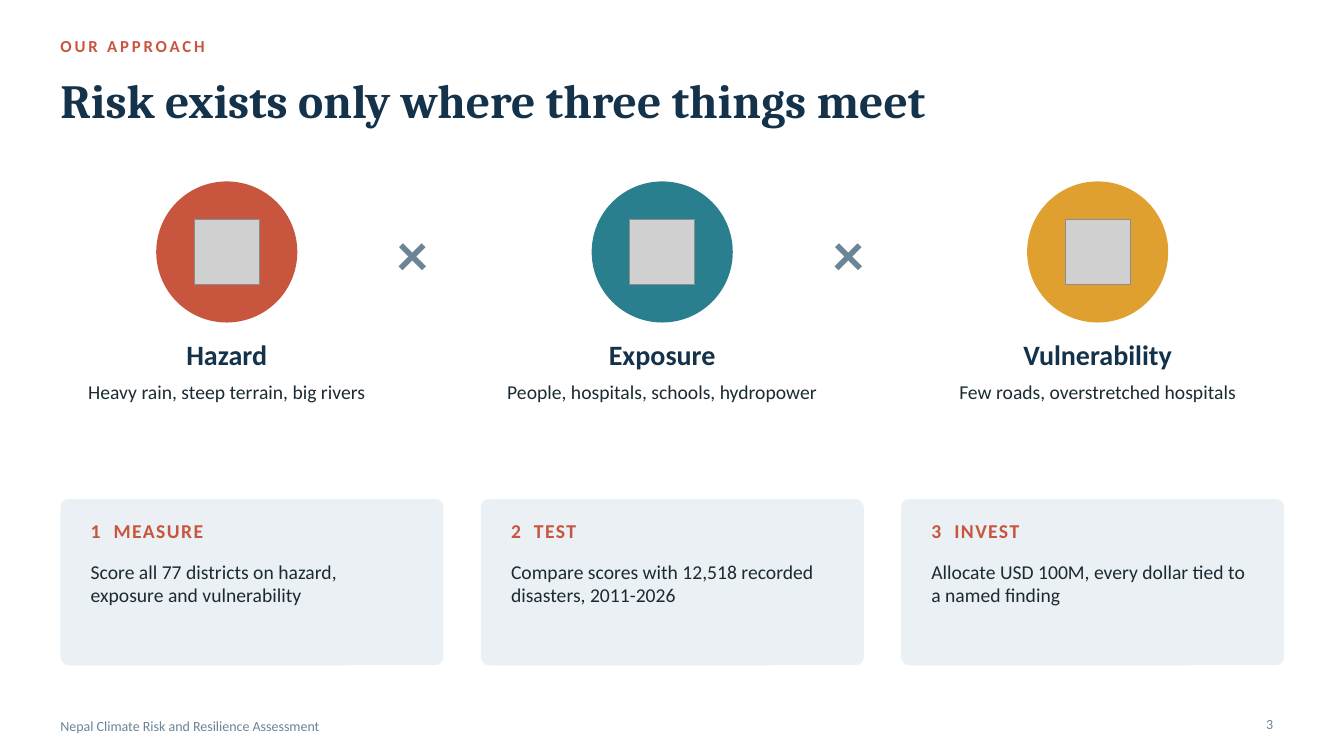
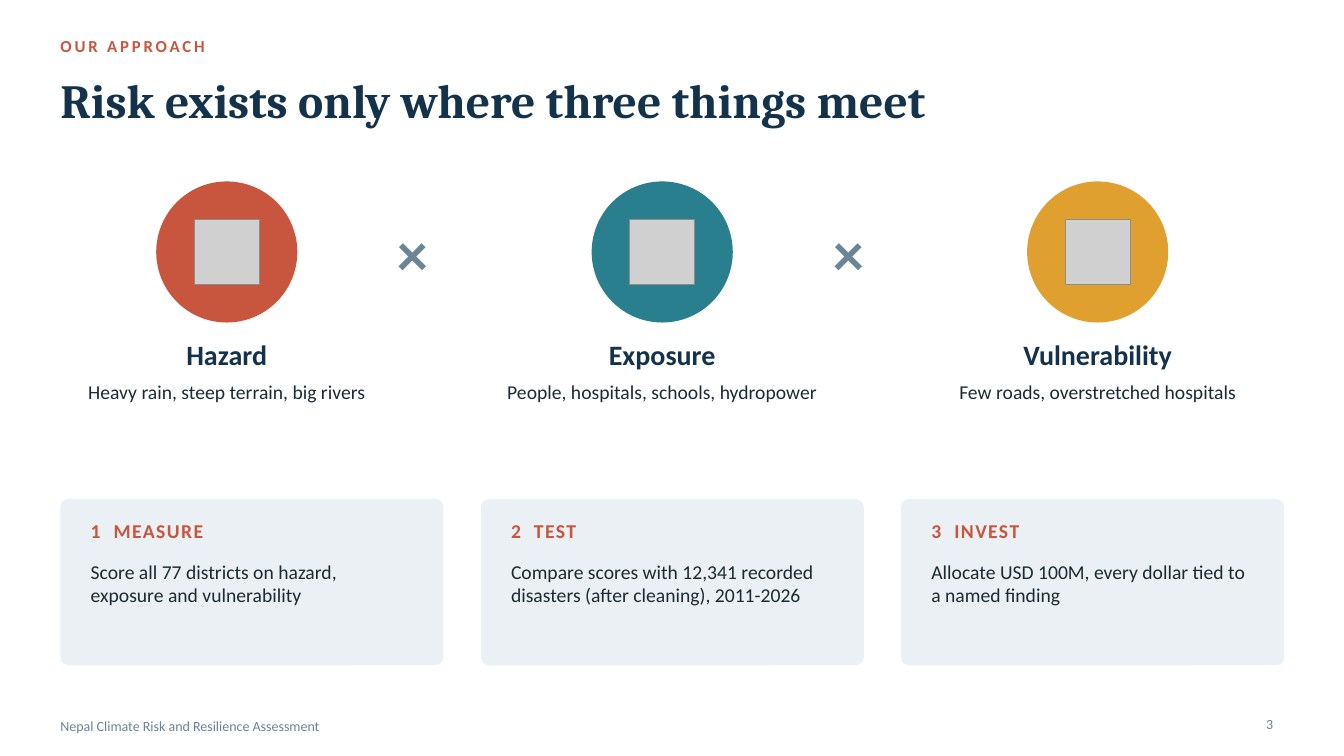
Before and after one commit to CodeWithDonKay/nepal-climate-risk, a slide deck: slide 3 of Nepal_Climate_Risk_Deck.pptx. Drawn at 1344x756 pixels with LibreOffice and Linux fonts; fonts in the diff are those of the drawing; grey boxes stand for pictures. Boxes give left, top, right and bottom in pixels: in the first picture for what was removed or moved away, otherwise in the second. Text is boxed around its words. In the diff, an @@ line names an element or a change of style, - is before the commit and + after.

Commit message:
Add documented data-cleaning phase and reusable cleaning toolkit

```diff
--- a/Nepal_Climate_Risk_Deck.pptx
+++ b/Nepal_Climate_Risk_Deck.pptx
@@ text at box(511, 565, 813, 606): text changed @@
-Compare scores with 12,518 recorded disasters, 2011-2026
+Compare scores with 12,341 recorded disasters (after cleaning), 2011-2026
```
Also in this commit, not shown: 6 other slides changed, 18 other files.
